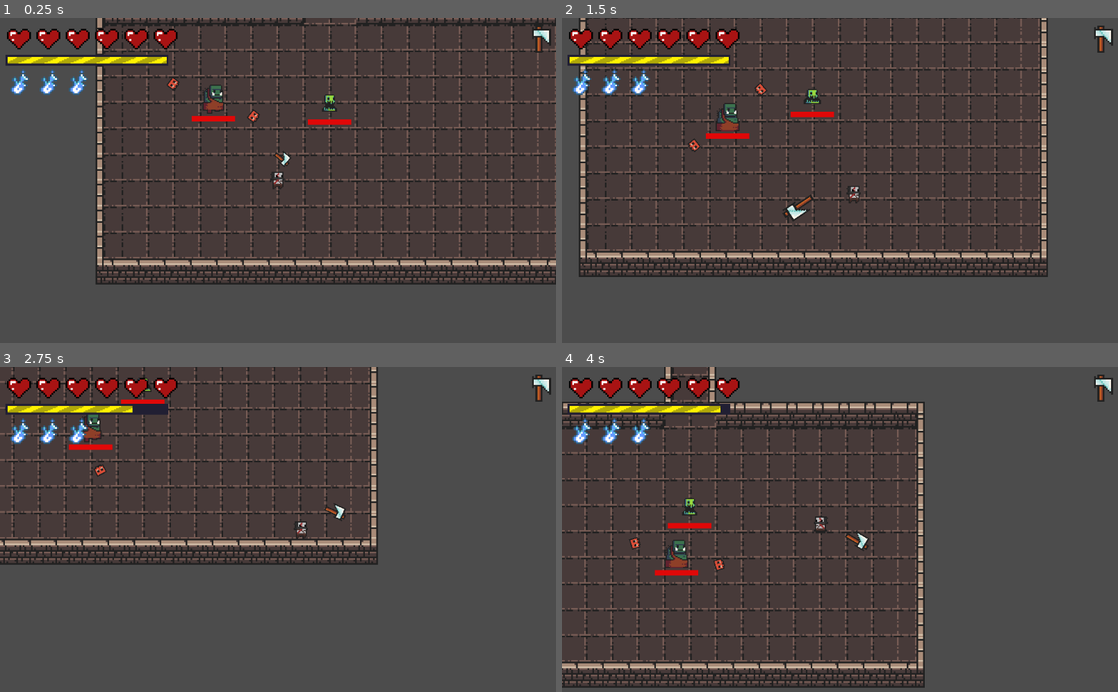
Above: before the commit, frames 1-4 (two rows, left to right).
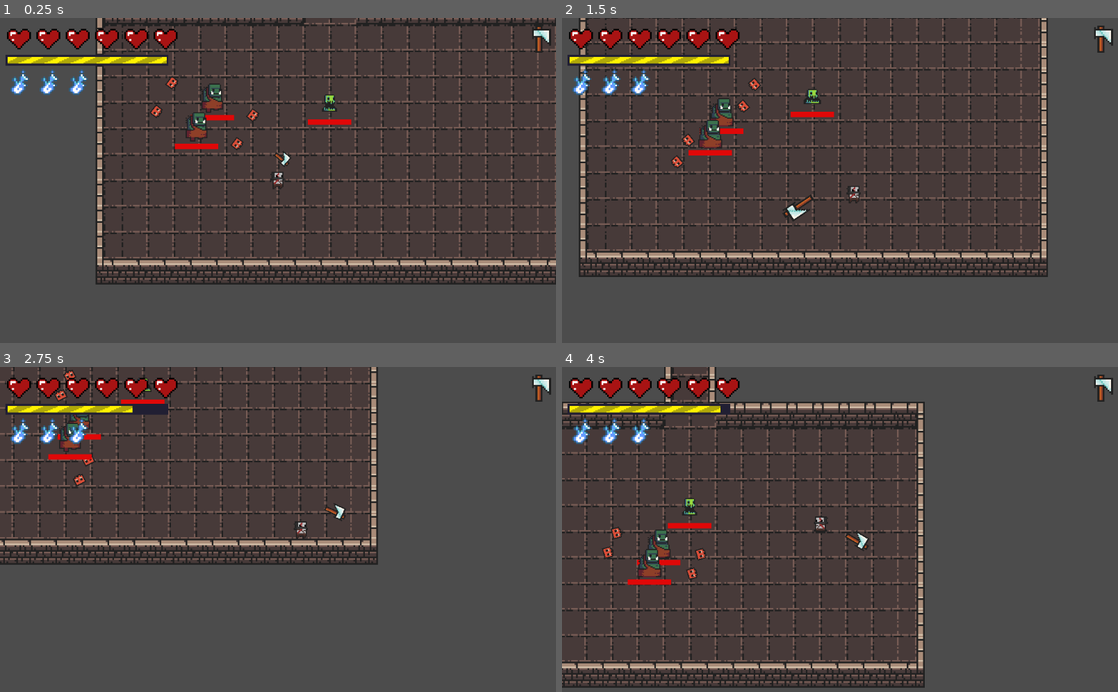
Above: after the commit, the same moments.

Repository: renzoventura/god-of-war
Game: Godot game, scene res://scenes/level/LEVELS/Level1.tscn
The game is run twice, just before and just after one commit, with the same random seed, the same clock (stepped at 60 frames per second) and the same inputs.
Inputs (mouse positions are in pixels of both pictures, inside the frame that each line leads up to):
- Up to frame 1 (0.25 s): no input
- Up to frame 2 (1.5 s): move the mouse to (962, 164) at 0.52 s; hold D (right) 0.53-1.28 s; click (962, 164) at 0.6 s; move the mouse to (728, 196) at 1.27 s; hold S (down) from 1.28 s (still down); click (728, 196) at 1.35 s
- Up to frame 3 (2.75 s): move the mouse to (333, 458) at 2.02 s; release S (down) at 2.03 s; hold D (right) from 2.03 s (still down); tap Space (dash) at 2.1 s; click (333, 458) at 2.3 s
- Up to frame 4 (4 s): move the mouse to (812, 594) at 2.77 s; release D (right) at 2.78 s; hold W (up) 2.78-3.53 s; right-click (812, 594) at 2.85 s; click (812, 594) at 3.05 s; move the mouse to (1006, 578) at 3.52 s; hold A (left) from 3.53 s (still down); click (1006, 578) at 3.6 s

The runs differ from the first frame. In frame 1, 0.8% of the frame differs, in the area x 27-47%, y 17-41%; in frame 2, 1.1%; in frame 3, 0.9%; in frame 4, 1.3%, in the area x 7-30%, y 49-68%.

Commit message:
added randomizers

Diff:
--- a/scenes/enemy/BasherEnemy.gd
+++ b/scenes/enemy/BasherEnemy.gd
@@ -17,6 +17,7 @@
 var resting = false
 
 func attack_feature():
+	randomize()
 	if(!resting):
 		if(!is_bashing):
 			attackHitBoxShape.disabled = true
--- a/scenes/enemy/BossEnemy.gd
+++ b/scenes/enemy/BossEnemy.gd
@@ -19,6 +19,7 @@
 var max_negative_moved_value_list = [-30, 0]
 
 func _ready():
+	randomize()
 	health = 100
 	maxhealth = 100
 	isntanced_position = global_position;
--- a/scenes/enemy/Enemy.gd
+++ b/scenes/enemy/Enemy.gd
@@ -22,6 +22,7 @@
 var isntanced_position
 
 func _ready():
+	randomize()
 	isntanced_position = global_position;
 	healthText.text = generate_health_string()
 	set_up_health_bar()
--- a/scenes/enemy/Enemy.tscn
+++ b/scenes/enemy/Enemy.tscn
@@ -6,7 +6,7 @@
 [ext_resource path="res://assets/enemy/enemy_health_empty.png" type="Texture" id=4]
 
 [sub_resource type="RectangleShape2D" id=1]
-extents = Vector2( 6.83179, 5.13805 )
+extents = Vector2( 5.8871, 5.61039 )
 
 [sub_resource type="RectangleShape2D" id=2]
 extents = Vector2( 8.43775, 8.82231 )
@@ -26,9 +26,11 @@
 texture = ExtResource( 1 )
 
 [node name="CollisionShape2D" type="CollisionShape2D" parent="."]
+visible = false
 shape = SubResource( 1 )
 
 [node name="EnemyHitbox" type="Area2D" parent="."]
+visible = false
 collision_layer = 4
 collision_mask = 3
 
--- a/scenes/enemy/RangeEnemy.gd
+++ b/scenes/enemy/RangeEnemy.gd
@@ -14,6 +14,7 @@
 var is_facing_right = false
 
 func _ready():
+	randomize()
 	health = 4
 	maxhealth = 4
 	isntanced_position = global_position;
--- a/scenes/enemy/SlowBigEnemy.gd
+++ b/scenes/enemy/SlowBigEnemy.gd
@@ -1,16 +1,22 @@
 extends "res://scenes/enemy/Enemy.gd"
 
 var player = null
-export var SPEED:int = 30
+var SPEED:int = 30
 onready var weapons = $"Weapons"
 var spin_value = 0
-
+var list_of_speed = [15, 20, 25, 30, 35, 40]
 signal animate_hurt
 signal animate_walk
 
 var is_facing_right = false
+var list_of_rotation_speed = [PI/1.5, PI/2, PI/3, PI/2.5]
+var orb_speed = PI/2
+func _ready():
 
-func _ready():
+	randomize()
+	SPEED = list_of_speed[randi() % list_of_speed.size()]
+	orb_speed = list_of_rotation_speed[randi() % list_of_rotation_speed.size()]
+	print(SPEED)
 	health = 25
 	maxhealth = 25
 	isntanced_position = global_position;
@@ -46,9 +52,9 @@
 
 func get_rotation():
 	if(is_adding):
-		return weapons.rotation_degrees - PI/2;
+		return weapons.rotation_degrees - orb_speed;
 	else:
-		return weapons.rotation_degrees + PI/2
+		return weapons.rotation_degrees + orb_speed
 
 func update_rotation(value):
 	if(value > 359):
--- a/scenes/enemy/SlowBigEnemy.tscn
+++ b/scenes/enemy/SlowBigEnemy.tscn
@@ -41,7 +41,6 @@
 script = ExtResource( 3 )
 
 [node name="Sprite" parent="." index="0"]
-modulate = Color( 1, 1, 1, 1 )
 position = Vector2( 0, -2.97565 )
 texture = ExtResource( 2 )
 vframes = 2
@@ -62,12 +61,6 @@
 [node name="CollisionShape2D" parent="EnemyHitbox" index="0"]
 scale = Vector2( 1, 1.5 )
 
-[node name="AI" parent="." index="3"]
-visible = true
-
-[node name="DectectionZone" parent="AI" index="0"]
-visible = false
-
 [node name="CollisionShape2D" parent="AI/DectectionZone" index="0"]
 scale = Vector2( 2, 2 )
 
--- a/scenes/level/LEVELS/Level1.tscn
+++ b/scenes/level/LEVELS/Level1.tscn
@@ -12,5 +12,8 @@
 [node name="SlowBigEnemy" parent="Enemies" index="1" instance=ExtResource( 3 )]
 position = Vector2( -112.116, -7.87595 )
 
+[node name="SlowBigEnemy2" parent="Enemies" index="2" instance=ExtResource( 3 )]
+position = Vector2( -127.872, 19.8549 )
+
 [node name="TileMap" parent="Environment" index="0"]
 tile_data = PoolIntArray( -655361, 22, 0, -720896, 21, 0, -720895, 21, 0, -720894, 21, 0, -720893, 21, 0, -720892, 21,  …(3324 unchanged characters)…
Binary file added: assets/enemy/basher-Sheet.png
Not shown, added: assets/enemy/basher-Sheet.png.import
